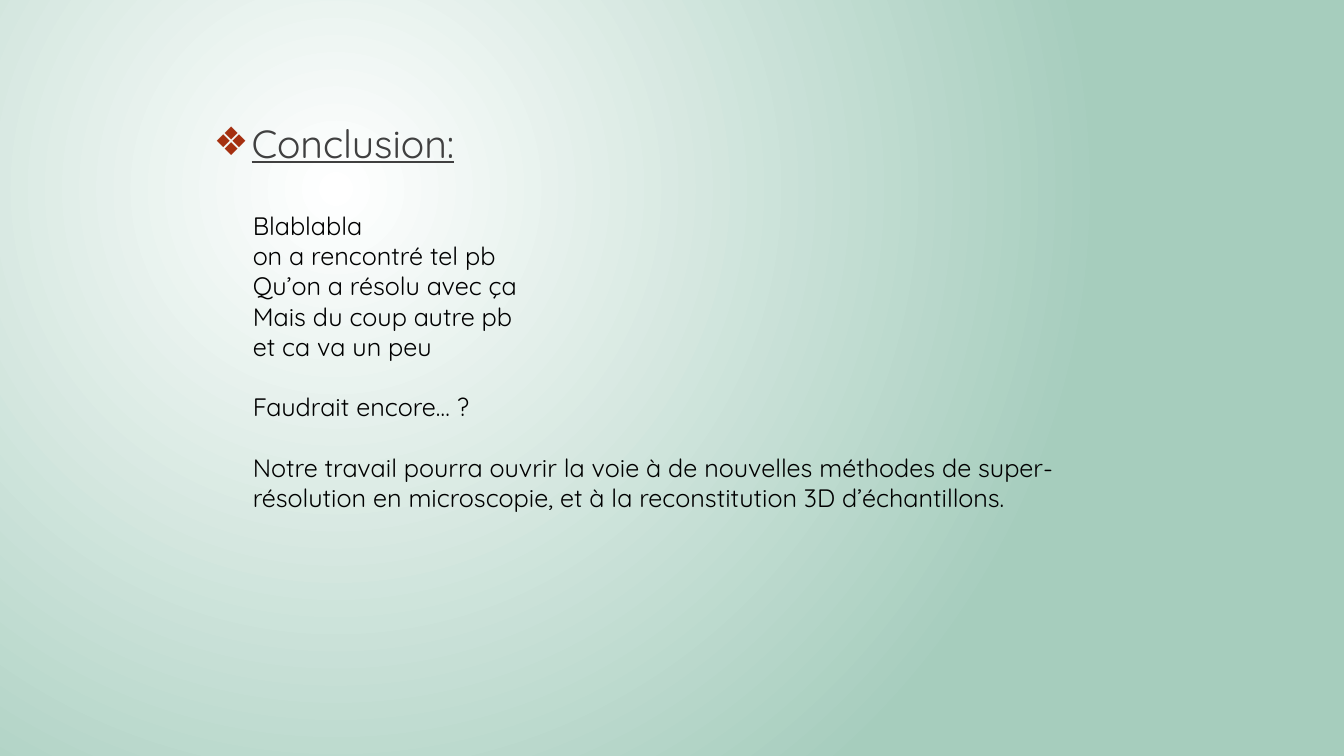
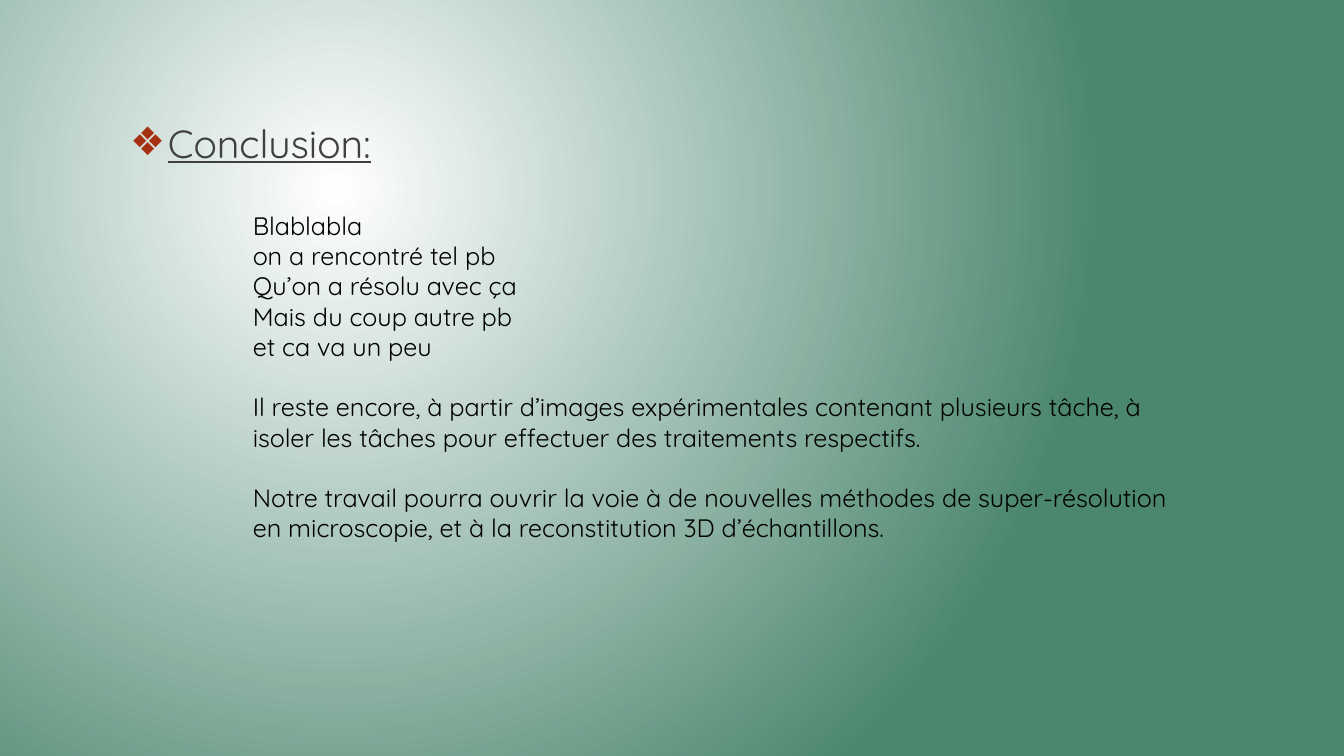
Before and after one commit to Killian-Herveau/PIMS, a slide deck: slide 15 of Pres_Avril/PresentationPIMSAvril.pptx (slide 16 before the commit). Drawn at 1344x756 pixels with LibreOffice and Linux fonts; fonts in the diff are those of the drawing. Boxes give left, top, right and bottom in pixels: in the first picture for what was removed or moved away, otherwise in the second. Text is boxed around its words. In the diff, an @@ line names an element or a change of style, - is before the commit and + after.

```diff
--- a/Pres_Avril/PresentationPIMSAvril.pptx
+++ b/Pres_Avril/PresentationPIMSAvril.pptx
@@ background gradient #FFFFFF to #A6CDBD to gradient #FFFFFF to #4B866E @@
@@ text "Conclusion:": place and size @@
-text "Conclusion:" at (252,129,455,163)
+text "Conclusion:" at (168,129,371,163)
@@ text at (253,397,1141,452): text changed @@
-Faudrait encore… ?
+Il reste encore, à partir d’images expérimentales contenant plusieurs tâche, à isoler les tâches pour effectuer des traitements respectifs.
```
Also in this commit, not shown: 9 other slides changed, 5 slides added, 6 slides removed, 3 other files.
